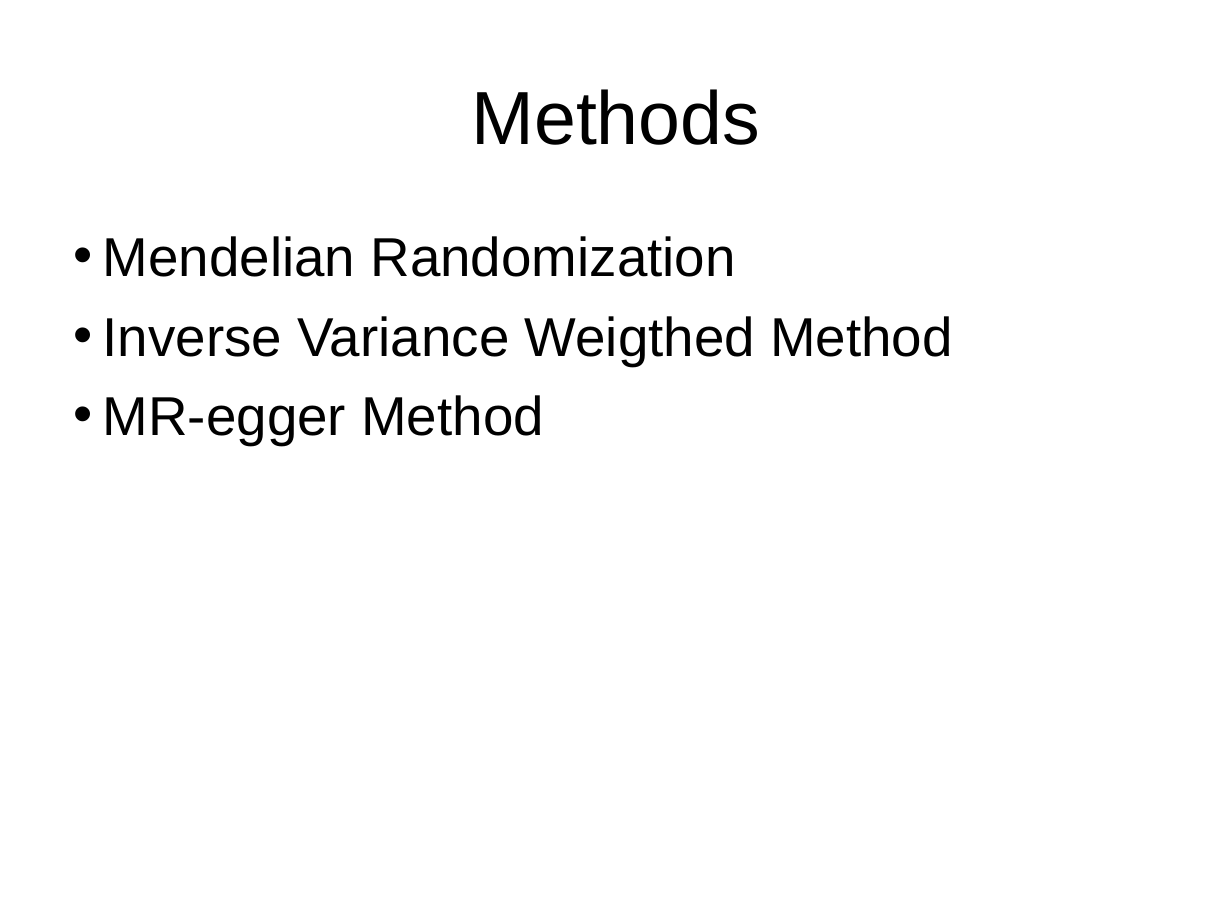
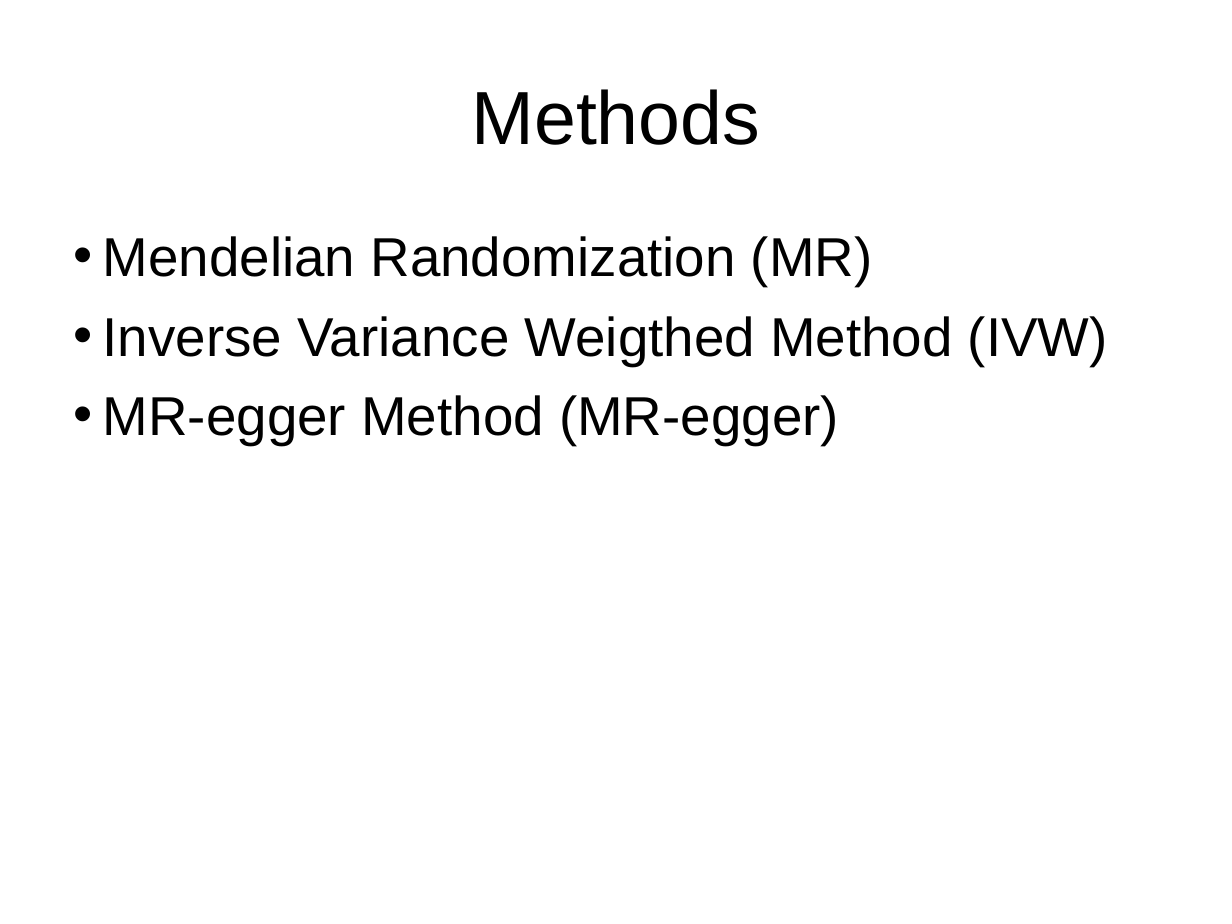
Before and after one commit to matthijsknigge/mendelianrandomization, a slide deck: slide 4 of internship/presentation.ppt. Drawn at 1232x924 pixels with LibreOffice and Linux fonts; fonts in the diff are those of the drawing. Boxes give left, top, right and bottom in pixels: in the first picture for what was removed or moved away, otherwise in the second. Text is boxed around its words. In the diff, an @@ line names an element or a change of style, - is before the commit and + after.

Commit message:
new version of presentation plus text

```diff
--- a/internship/presentation.ppt
+++ b/internship/presentation.ppt
@@ text at <box>103,236,1108,445</box>: text changed @@
-• Mendelian Randomization
-• Inverse Variance Weigthed Method
-• MR-egger Method
+• Mendelian Randomization (MR)
+• Inverse Variance Weigthed Method (IVW)
+• MR-egger Method (MR-egger)
```
Also in this commit, not shown: 1 other slide changed, 2 slides added, 1 other file.
